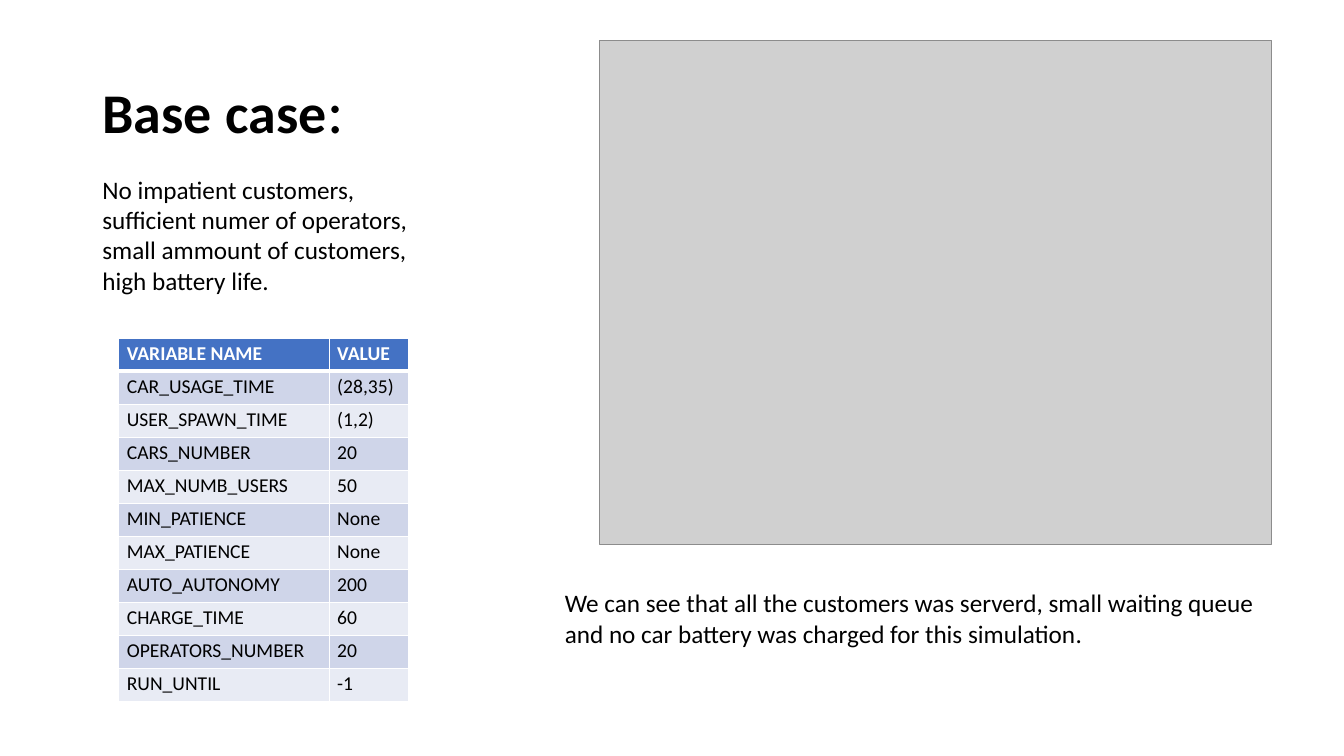
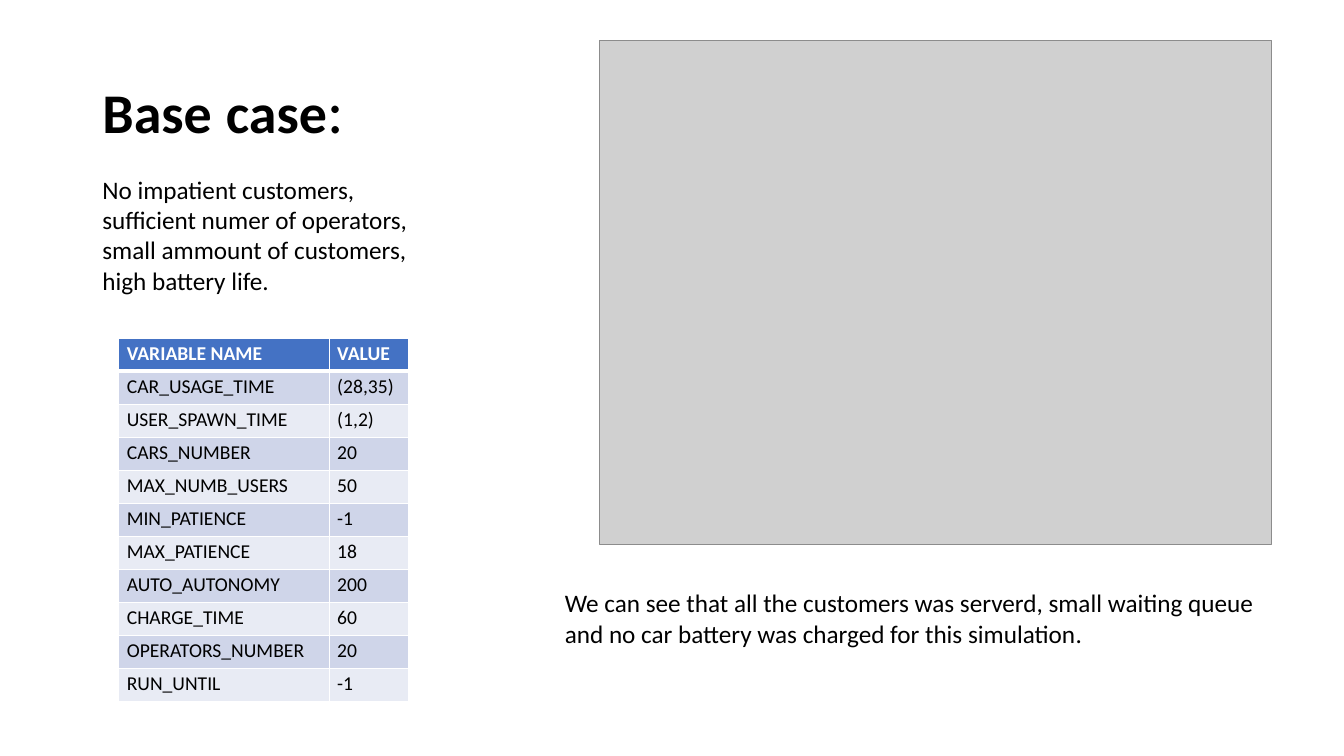
Before and after one commit to simone-rizzo/Car-sharing-model-simulation, a slide deck: slide 10 of Presentazione.pptx. Drawn at 1344x756 pixels with LibreOffice and Linux fonts; fonts in the diff are those of the drawing; grey boxes stand for pictures. Boxes give left, top, right and bottom in pixels: in the first picture for what was removed or moved away, otherwise in the second. Text is boxed around its words. In the diff, an @@ line names an element or a change of style, - is before the commit and + after.

```diff
--- a/Presentazione.pptx
+++ b/Presentazione.pptx
@@ table at [119,338,408,702] @@
-row 6, column 2: None
+row 6, column 2: -1
-row 7, column 2: None
+row 7, column 2: 18
```
Also in this commit, not shown: 1 other slide changed, 4 other files.
